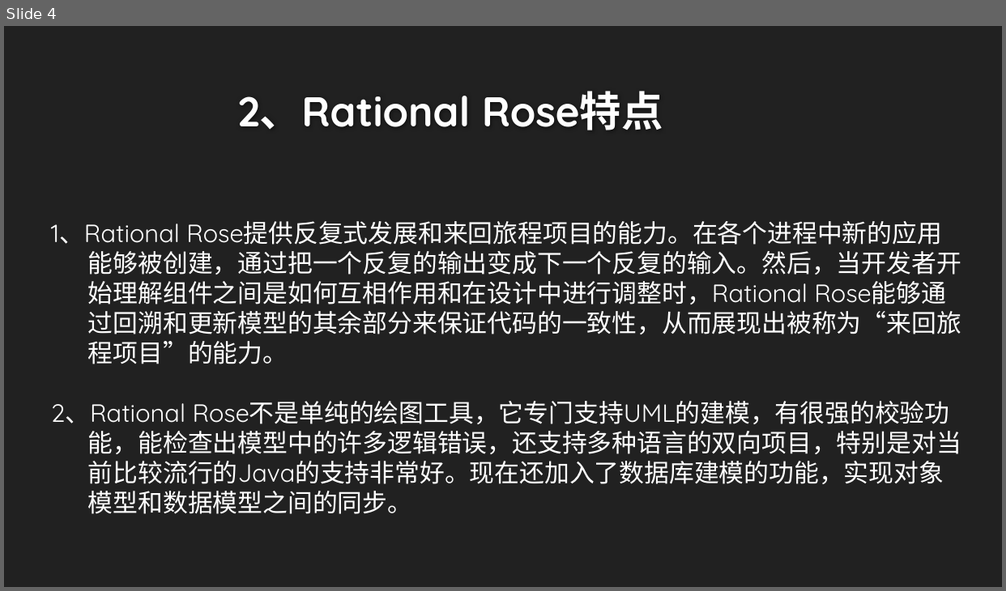
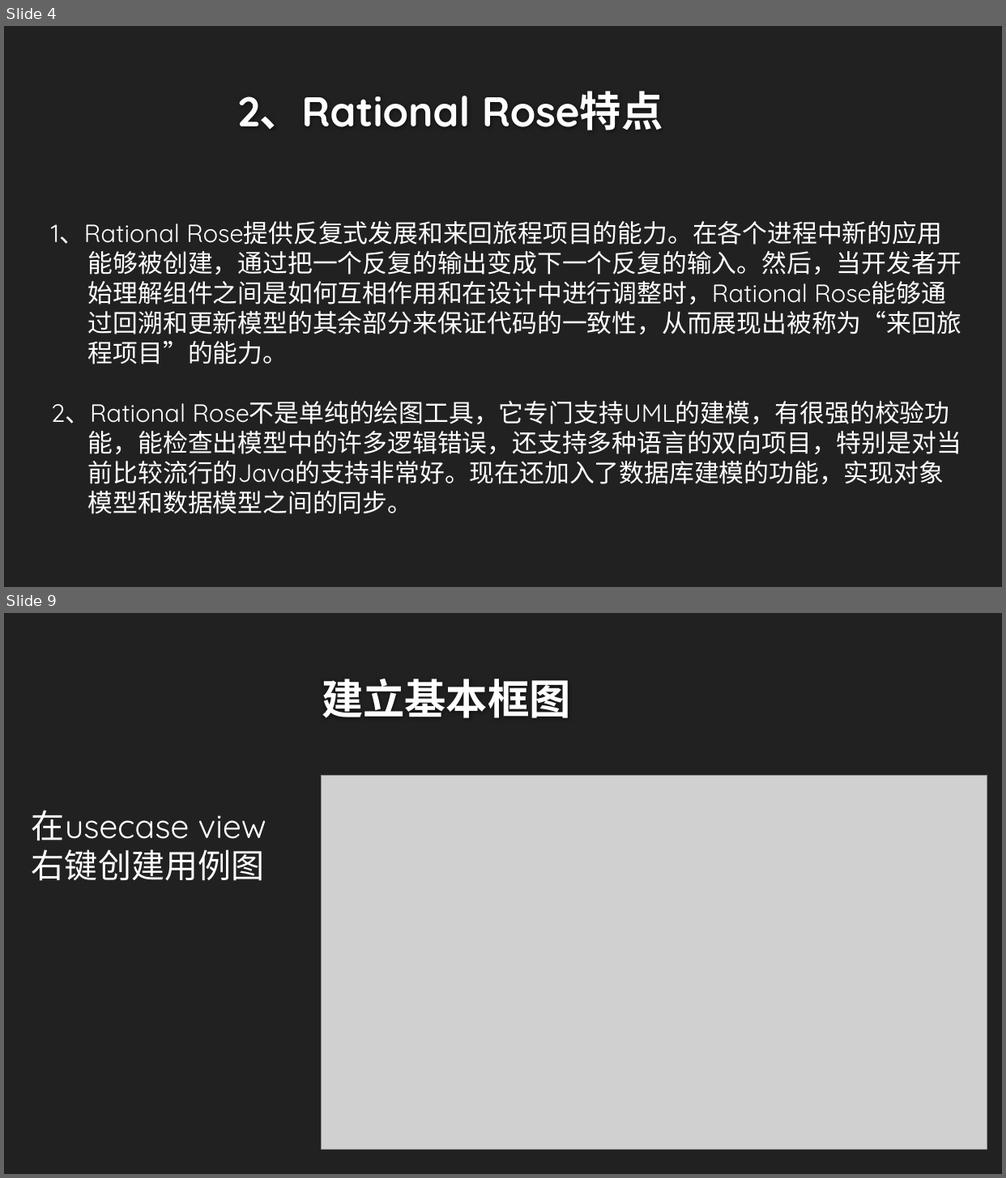
Before and after one commit to twn422/PRD2017, a slide deck: PRD-2017-G24/STW/非受控文件/翻转课堂作业/UML工具：Rational Rose/UML工具：Rational Rose.pptx. Shown one above the other, each under a label of ours: slide 4 before the commit, slides 4 and 9 after it; the slides between them are not shown. The pictures are 1006x591 and 1006x1178 pixels, drawn with LibreOffice and Linux fonts; fonts in the diff are those of the drawing; grey boxes stand for pictures; background and template pictures are left out. Boxes give left, top, right and bottom in pixels: in the first picture for what was removed or moved away, otherwise in the second. Text is boxed around its words. In the diff, an @@ line names an element or a change of style, - is before the commit and + after.

```diff
--- a/PRD-2017-G24/STW/非受控文件/翻转课堂作业/UML工具：Rational Rose/UML工具：Rational Rose.pptx
+++ b/PRD-2017-G24/STW/非受控文件/翻转课堂作业/UML工具：Rational Rose/UML工具：Rational Rose.pptx
@@ slide 9 added at [4, 613, 1002, 1174], background #212121 @@
@@ title added at [322, 679, 571, 718], 40 pt, text #FEFEFE, bold @@
+建立基本框图
@@ picture added at [322, 776, 987, 1150] @@
@@ text added at [32, 810, 189, 841], 32 pt, text #FFFFFF @@
+在usecase view右键创建用例图
```
Also in this commit, not shown: 4 slides changed, 9 other slides added, 3 slides removed, 2 other files.
